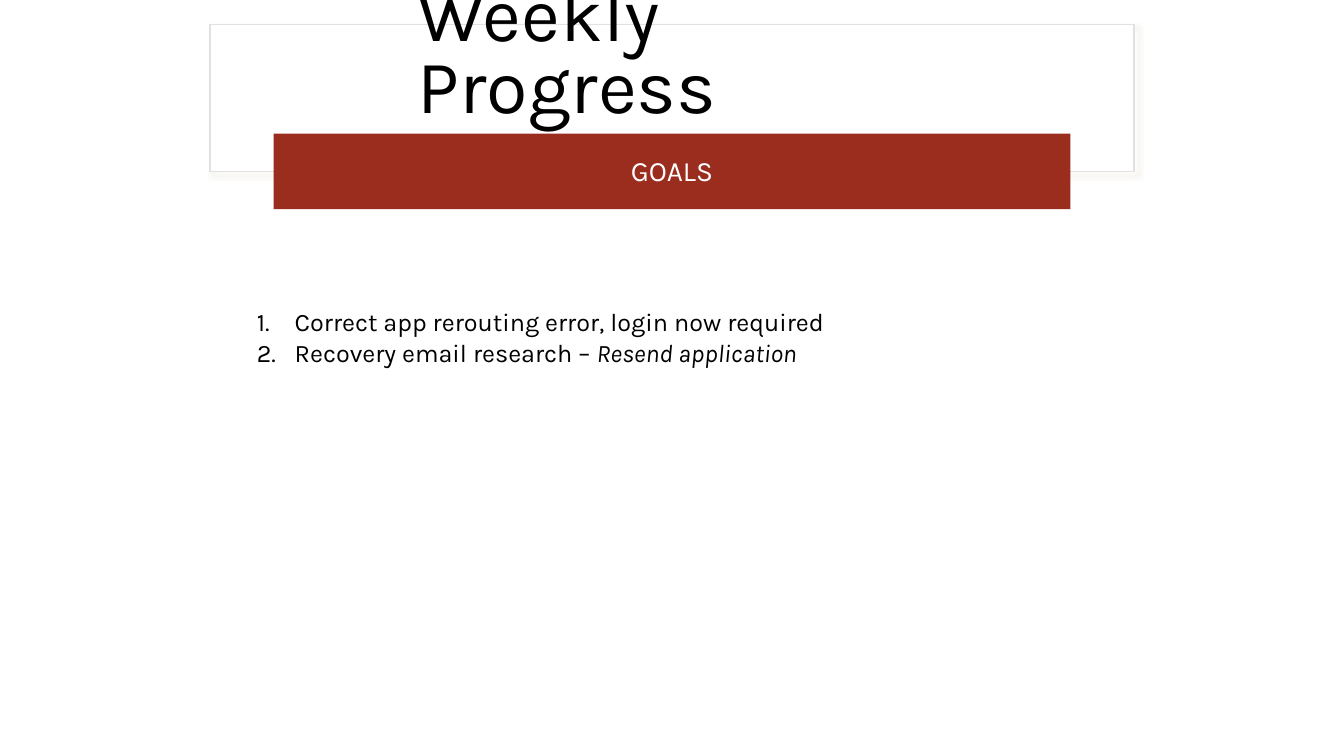
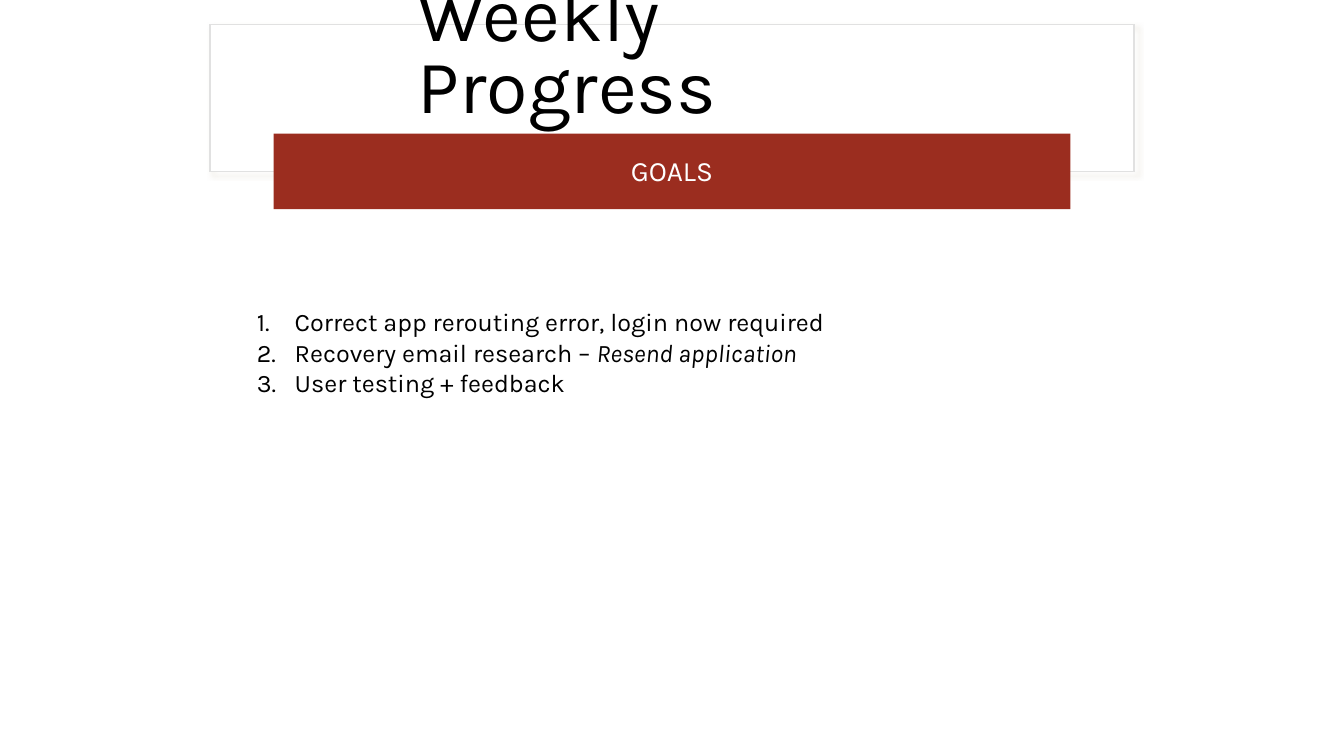
Before and after one commit to jjdeuce06/VulcanActivityTracker, a slide deck: slide 3 of Documentation/Weekly Report/week7/CMSC-4920-Week7-Group2.pptx. Drawn at 1344x756 pixels with LibreOffice and Linux fonts; fonts in the diff are those of the drawing. Boxes give left, top, right and bottom in pixels: in the first picture for what was removed or moved away, otherwise in the second. Text is boxed around its words. In the diff, an @@ line names an element or a change of style, - is before the commit and + after.

```diff
--- a/Documentation/Weekly Report/week7/CMSC-4920-Week7-Group2.pptx
+++ b/Documentation/Weekly Report/week7/CMSC-4920-Week7-Group2.pptx
@@ text at (x1=295, y1=374, x2=565, y2=398): paragraph added @@
+3. User testing + feedback
```
Also in this commit, not shown: 2 other slides changed, 2 slides added, 4 other files.
